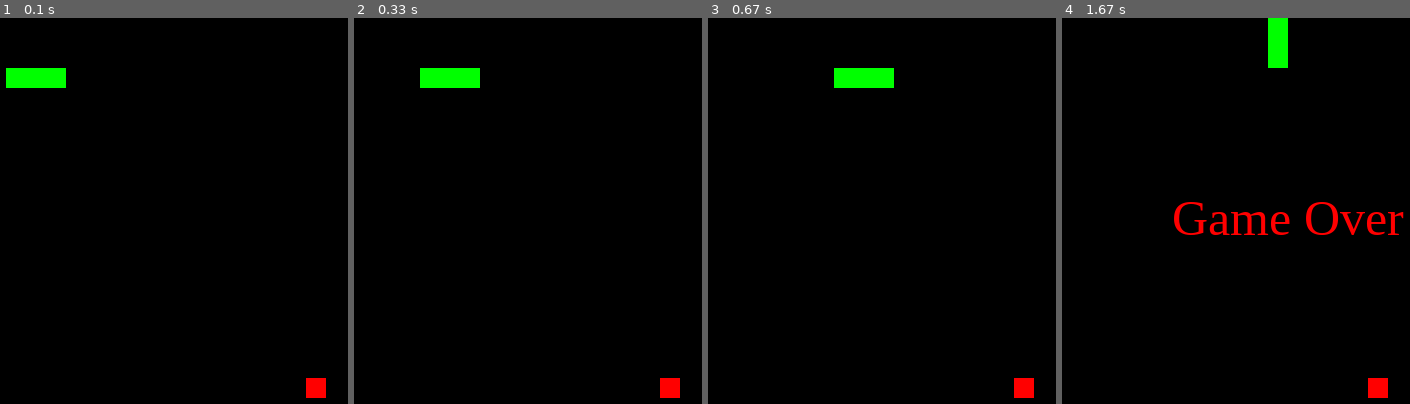
Above: before the commit, frames 1-4 (left to right).
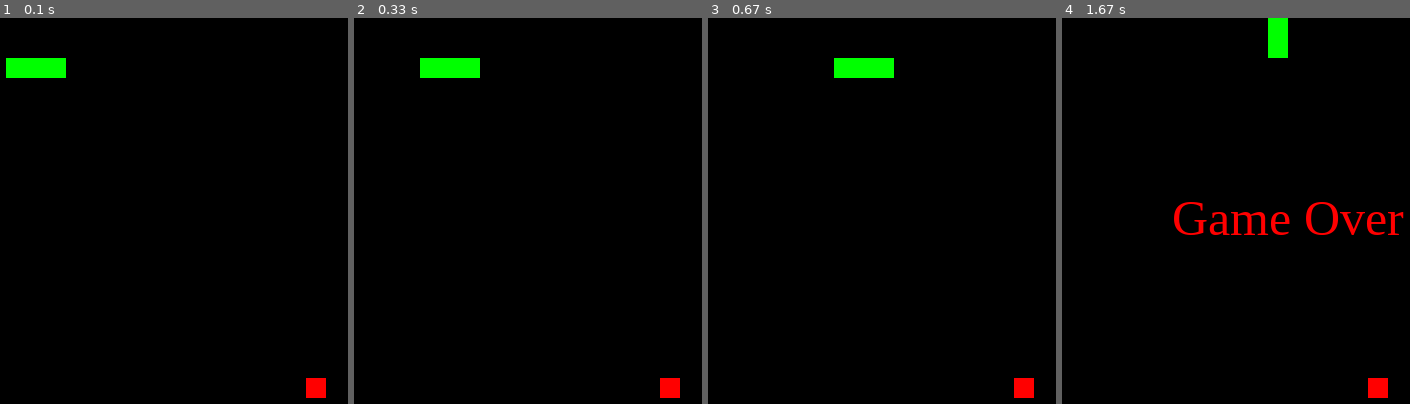
Above: after the commit, the same moments.

Repository: nitsanavni/scratchpad
Game: pygame game, started from snake-pygame/game.py
The game is run twice, just before and just after one commit, with the same random seed, the same clock (stepped at 60 frames per second) and the same inputs.
Inputs:
- Up to frame 1 (0.1 s): no input
- Up to frame 2 (0.33 s): no input
- Up to frame 3 (0.67 s): hold Right from 0.33 s (still down)
- Up to frame 4 (1.67 s): release Right at 0.8 s; hold Up 0.83-1.3 s

The runs differ from the first frame. In frame 1, 0.9% of the frame differs, in the area x 1-19%, y 10-19%; in frame 2, 0.9%; in frame 3, 0.9%; in frame 4, 0.1%.

Commit message:
fiz misalignmemt between snake grid and fruit

Diff:
--- a/snake-pygame/game.py
+++ b/snake-pygame/game.py
@@ -27,8 +27,8 @@
 green = (0, 255, 0)
 
 # Snake starting position and body
-snake_pos = [100, 50]
-snake_body = [[100, 50], [80, 50], [60, 50]]
+snake_pos = [100, 40]
+snake_body = [[100, 40], [80, 40], [60, 40]]
 direction = "RIGHT"
 change_to = direction
 
